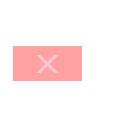
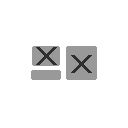
Two versions of the same layered image (128×128). Layer-by-layer changes:
hid "Layer 2" over left=37, top=55, right=58, bottom=73
removed layer "Layer 1" (was 90%) over left=13, top=46, right=82, bottom=81
added layer "Layer 4" above "Layer 3" over left=36, top=47, right=92, bottom=73
added layer "Layer 3" (40%) above "Background" over left=31, top=46, right=97, bottom=81
